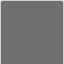
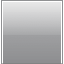
Layers edited between the first and the second 64px x 64px image:
added group "Group 4" with 5 layers above "fg" over [0, 0, 64, 64]
added layer "Paint Layer 8" (30%) in group "Group 4" over [0, 0, 64, 64]
added layer "Paint Layer 7" (erase, 40%) in group "Group 4" over [0, 0, 64, 64]
added layer "Paint Layer 6" in group "Group 4" over [0, 0, 64, 64]
added layer "Paint Layer 5" (erase, 50%) in group "Group 4" over [0, 0, 64, 64]
added layer "Paint Layer 3" (80%) in group "Group 4" over [0, 0, 64, 64]
hid "Paint Layer 1", painted on it over [0, 0, 64, 64]
painted on "Background" over [0, 0, 64, 64]
